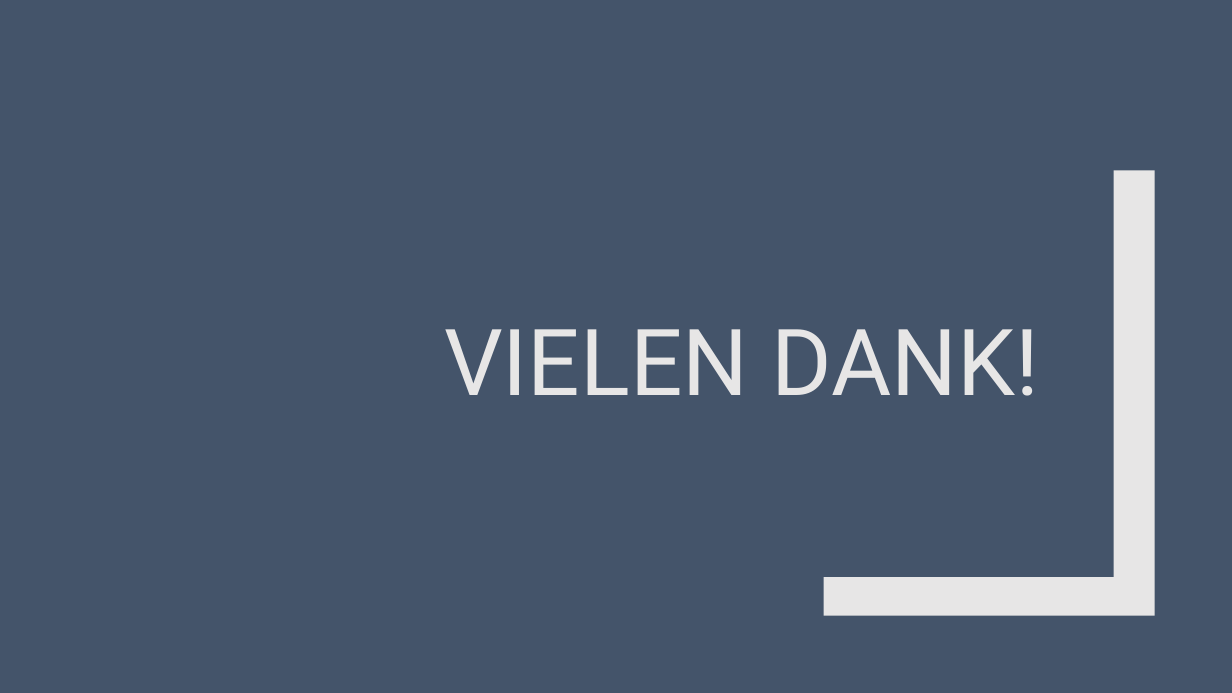
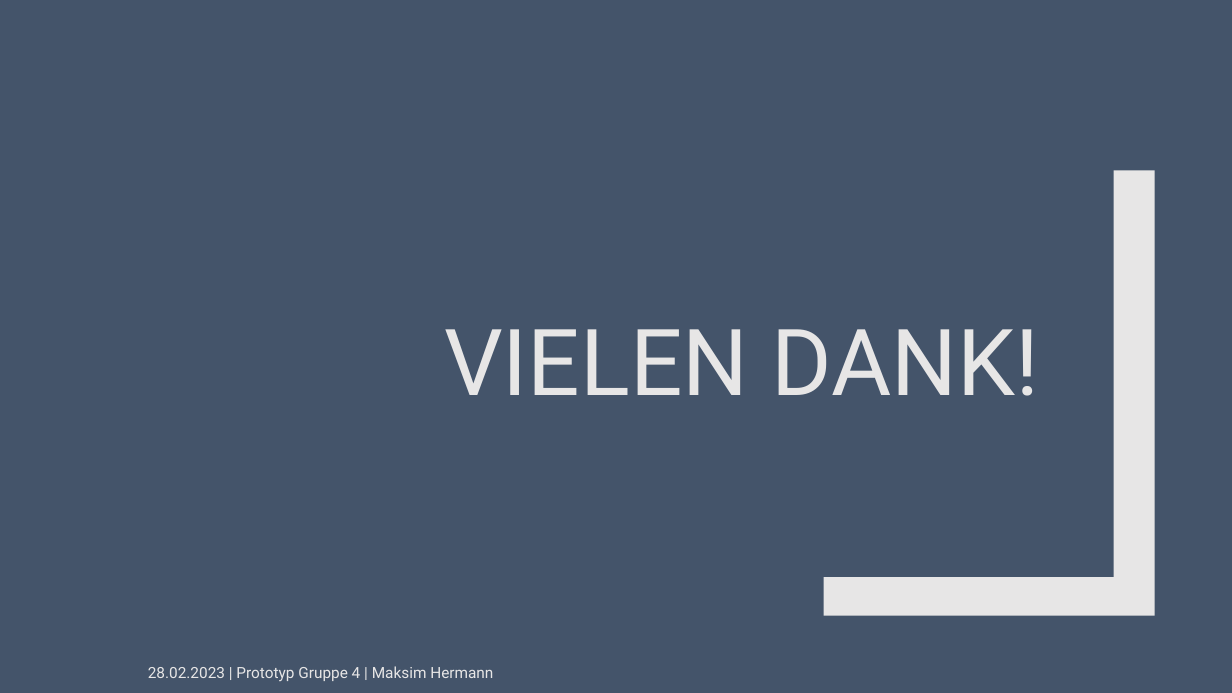
Before and after one commit to xannywise/StaffManagementTool, a slide deck: slide 15 of 02_Milensteine/Meilenstein III/Gruppe3_MeilensteinIII_Prototyp.pptx (slide 10 before the commit). Drawn at 1232x693 pixels with LibreOffice and Linux fonts; fonts in the diff are those of the drawing. Boxes give left, top, right and bottom in pixels: in the first picture for what was removed or moved away, otherwise in the second. Text is boxed around its words. In the diff, an @@ line names an element or a change of style, - is before the commit and + after.

Commit message:
Maksim - Meilenstein III update

```diff
--- a/02_Milensteine/Meilenstein III/Gruppe3_MeilensteinIII_Prototyp.pptx
+++ b/02_Milensteine/Meilenstein III/Gruppe3_MeilensteinIII_Prototyp.pptx
@@ text added at bbox=[148, 666, 493, 681], 12 pt, text #E7E6E6 @@
+28.02.2023 | Prototyp Gruppe 4 | Maksim Hermann
```
Also in this commit, not shown: 8 other slides changed, 6 slides added, 1 slide removed, 14 other files.
